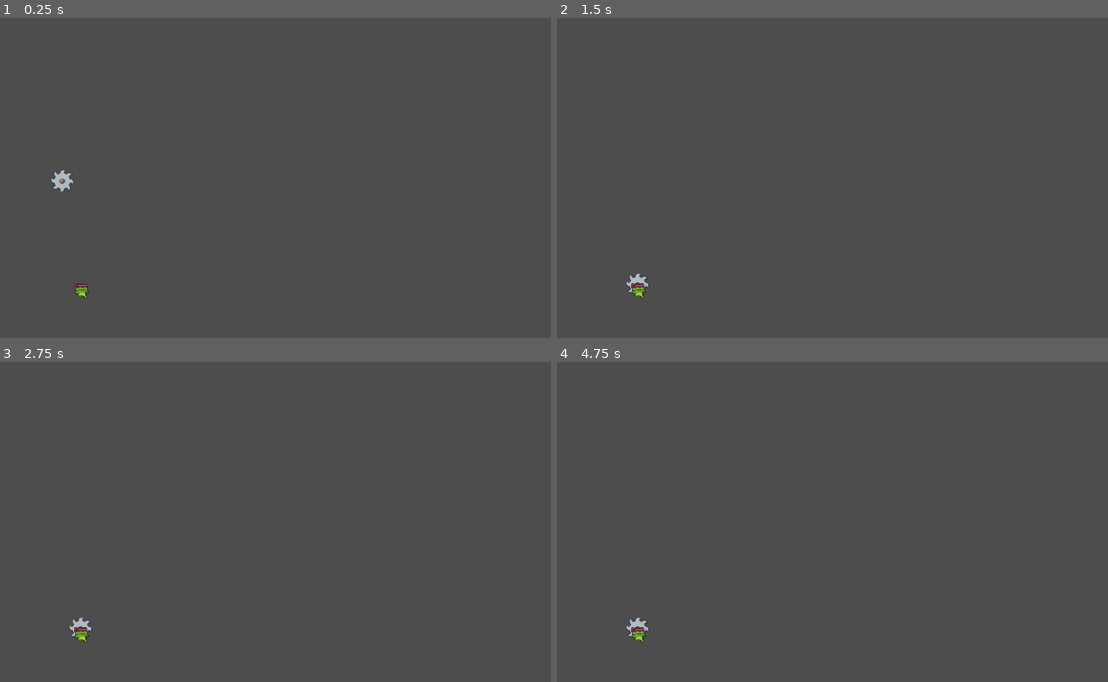
Above: before the commit, frames 1-4 (two rows, left to right).
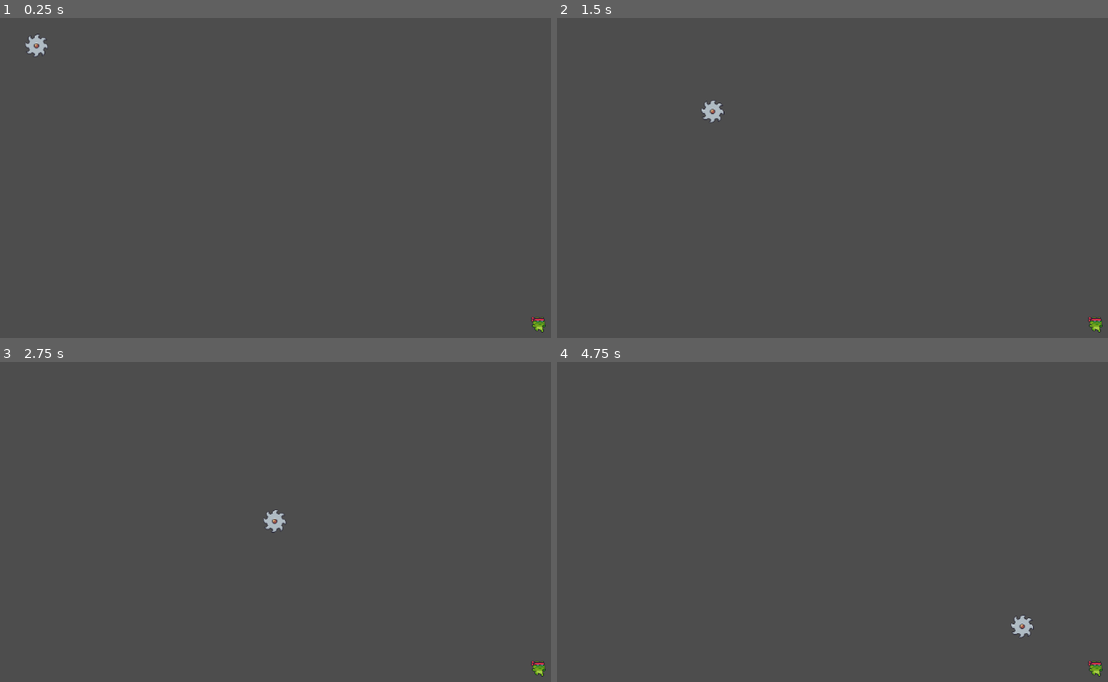
Above: after the commit, the same moments.

Repository: Akantonio/Summer2024Godot
Game: Godot game, scene res://test_main.tscn
The game is run twice, just before and just after one commit, with the same random seed, the same clock (stepped at 60 frames per second) and the same inputs.
Inputs:
- Up to frame 1 (0.25 s): no input
- Up to frame 2 (1.5 s): no input
- Up to frame 3 (2.75 s): no input
- Up to frame 4 (4.75 s): no input

The runs differ from the first frame. In frame 1, 0.5% of the frame differs, in the area x 4-100%, y 4-99%; in frame 2, 0.5%; in frame 3, 0.4%; in frame 4, 0.5%.

Commit message:
position of characters

Diff:
--- a/test_main.tscn
+++ b/test_main.tscn
@@ -15,8 +15,8 @@
 navigation_polygon = SubResource("NavigationPolygon_wbe2d")
 
 [node name="Enemy" parent="." node_paths=PackedStringArray("target_to_chase") instance=ExtResource("1_tiilm")]
-position = Vector2(146, 282)
+position = Vector2(74, 79)
 target_to_chase = NodePath("../testPlayer")
 
 [node name="testPlayer" parent="." instance=ExtResource("2_ojvaf")]
-position = Vector2(185, 502)
+position = Vector2(941, 558)
